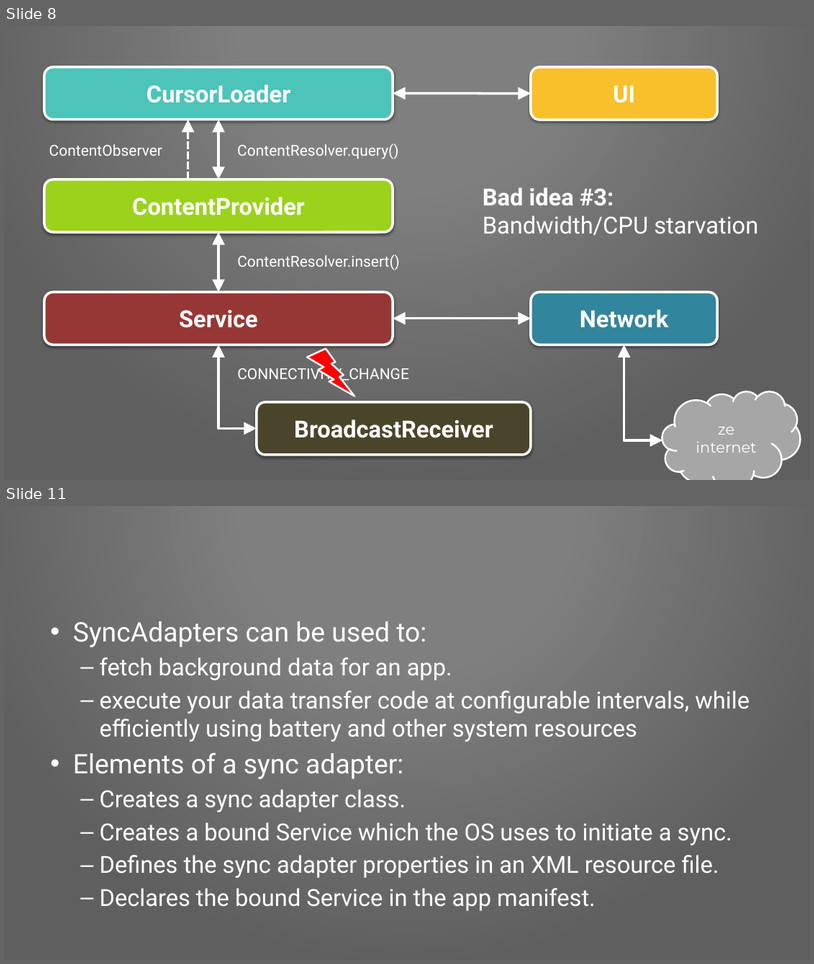
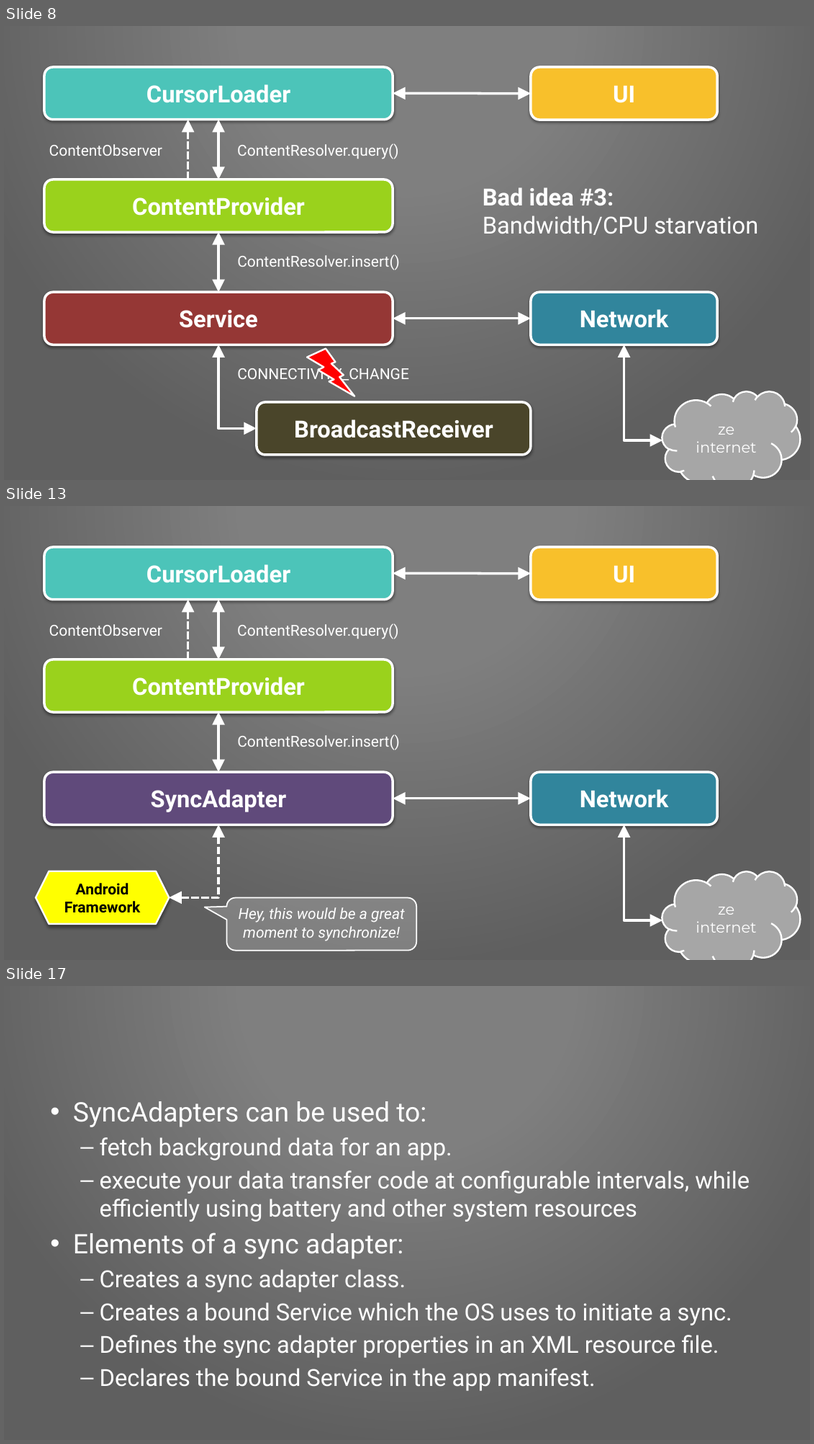
Before and after one commit to Pixplicity/sync-demo, a slide deck: I've been doing some syncing.pptx. Shown one above the other, each under a label of ours: slides 8 and 11 before the commit, slides 8, 13 and 17 after it; the slides between them are not shown. The pictures are 814x964 and 814x1444 pixels, drawn with LibreOffice and Linux fonts; fonts in the diff are those of the drawing; background and template pictures are left out. Boxes give left, top, right and bottom in pixels: in the first picture for what was removed or moved away, otherwise in the second. Text is boxed around its words. In the diff, an @@ line names an element or a change of style, - is before the commit and + after.

```diff
--- a/I've been doing some syncing.pptx
+++ b/I've been doing some syncing.pptx
@@ slide 13 added at <box>4,506,810,960</box>, background picture (left out); not listed: 1 template element that a slide beside it also shows @@
@@ rounded rectangle added at <box>44,547,393,600</box>, fill #4CC4B9, outline #FFFFFF 3 pt, 28 pt, text #FFFFFF, bold @@
+CursorLoader
@@ rounded rectangle added at <box>531,547,718,600</box>, fill #F8C02B, outline #FFFFFF 3 pt, 28 pt, text #FFFFFF, bold @@
+UI
@@ double arrow added from (393, 573) to (531, 573), #FFFFFF 3 pt @@
@@ arrow added from (188, 659) to (188, 600), #FFFFFF 3 pt dashed @@
@@ double arrow added from (219, 600) to (219, 659), #FFFFFF 3 pt @@
@@ text added at <box>49,624,162,636</box>, 18 pt, text #FFFFFF @@
+ContentObserver
@@ text added at <box>237,623,399,639</box>, 18 pt, text #FFFFFF @@
+ContentResolver.query()
@@ rounded rectangle added at <box>44,659,393,713</box>, fill #9AD21C, outline #FFFFFF 3 pt, 28 pt, text #FFFFFF, bold @@
+ContentProvider
@@ double arrow added from (219, 713) to (219, 772), #FFFFFF 3 pt @@
@@ text added at <box>237,734,400,750</box>, 18 pt, text #FFFFFF @@
+ContentResolver.insert()
@@ rounded rectangle added at <box>44,772,393,825</box>, fill #604A7B, outline #FFFFFF 3 pt, 28 pt, text #FFFFFF, bold @@
+SyncAdapter
@@ rounded rectangle added at <box>531,772,718,825</box>, fill #31859C, outline #FFFFFF 3 pt, 28 pt, text #FFFFFF, bold @@
+Network
@@ double arrow added from (393, 798) to (531, 798), #FFFFFF 3 pt @@
@@ elbow double arrow added from (219, 825) to (169, 898), #FFFFFF 3 pt dashed @@
@@ elbow double arrow added from (625, 825) to (663, 921), #FFFFFF 3 pt @@
@@ hexagon added at <box>36,871,169,924</box>, fill #FFFF00, outline #FFFFFF 2 pt, 18 pt, text #000000, bold @@
+Android Framework
@@ cloud added at <box>663,871,801,960</box>, fill #A6A6A6, outline #FFFFFF 2 pt, 18 pt, text #FFFFFF @@
+ze internet
@@ rounded speech box added at <box>226,898,417,950</box>, fill #FFFFFF at 20% opacity, outline #FFFFFF 1.5 pt @@
@@ text added at <box>239,907,405,941</box>, 18 pt, text #FFFFFF, italic @@
+Hey, this would be a great moment to synchronize!
@@ what was slide 11 is now slide 17 @@
```
Also in this commit, not shown: 2 slides changed, 4 other slides added, 1 slide removed.
